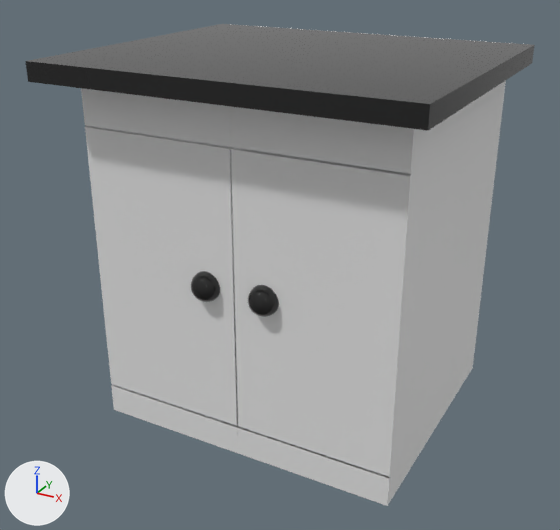
What one commit did to the FBX model Assets/models/furniture/blat1.fbx.
Rendered twice from a camera (50 mm lens) standing at (2.67, -4.92, 3.54) and looking at (0.1, -0.26, 1.2). Lighting does not change. The marker at lower left points along +X, +Y and +Z.
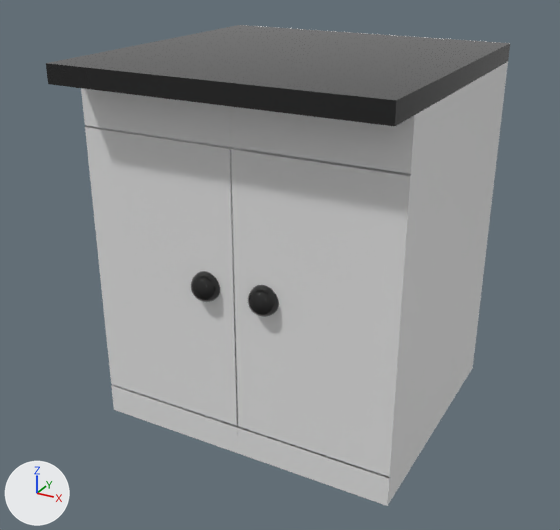
Location of each change, [x1, y1, x2, y2] in pixels of the pictures (560 x 530 px; the box of a moved part takes in the faces that stretch with it):
'Cube', reshaped (9% narrower)
    before: [25, 24, 535, 506]
    after: [46, 25, 510, 506]
part 1 of me_cube_001, moved or reshaped
    before: [25, 24, 336, 103]
    after: [46, 25, 336, 103]
part 2 of me_cube_001, moved or reshaped
    before: [201, 33, 535, 130]
    after: [201, 33, 510, 126]
part 3 of me_cube_001, shading changed
    both: [80, 25, 510, 506]

Edits to the bpy script that builds the scene:
```text
Change me_cube_001:
    used by ob_cube; location = (0.0, 0.0, 1.0)
    before: 8 (-1.17, -1.29, 1.61) at pixel (28, 81), 9 (-1.17, 1.01, 1.61), 12 (-1.17, -1.29, 1.74) at pixel (25, 61), 13 (-1.17, 1.01, 1.74) at pixel (221, 23)
    before: 10 (1.5, 1.01, 1.61) at pixel (532, 63), 11 (1.5, -1.29, 1.61) at pixel (428, 130), 14 (1.5, 1.01, 1.74) at pixel (534, 44), 15 (1.5, -1.29, 1.74) at pixel (430, 104)
    remove me_cube_001.from_pydata(...)  # 1045 vertices, 1074 faces; spans x -1.17..1.5, y -1.29..1.01, z -1.0..1.74
    add me_cube_001.from_pydata(...)  # 1045 vertices, 1074 faces; spans x -1.0..1.32, y -1.29..1.01, z -1.0..1.74
    me_cube_001 part 1
    add for i in [8, 9, 12, 13]: me_cube_001.vertices[i].co += Vector((0.17, 0.0, 0.0))
    me_cube_001 part 2
    add for i in [10, 11, 14, 15]: me_cube_001.vertices[i].co += Vector((-0.17, 0.0, 0.0))
    me_cube_001 part 3: edges marked sharp go from 35 to 41
```
